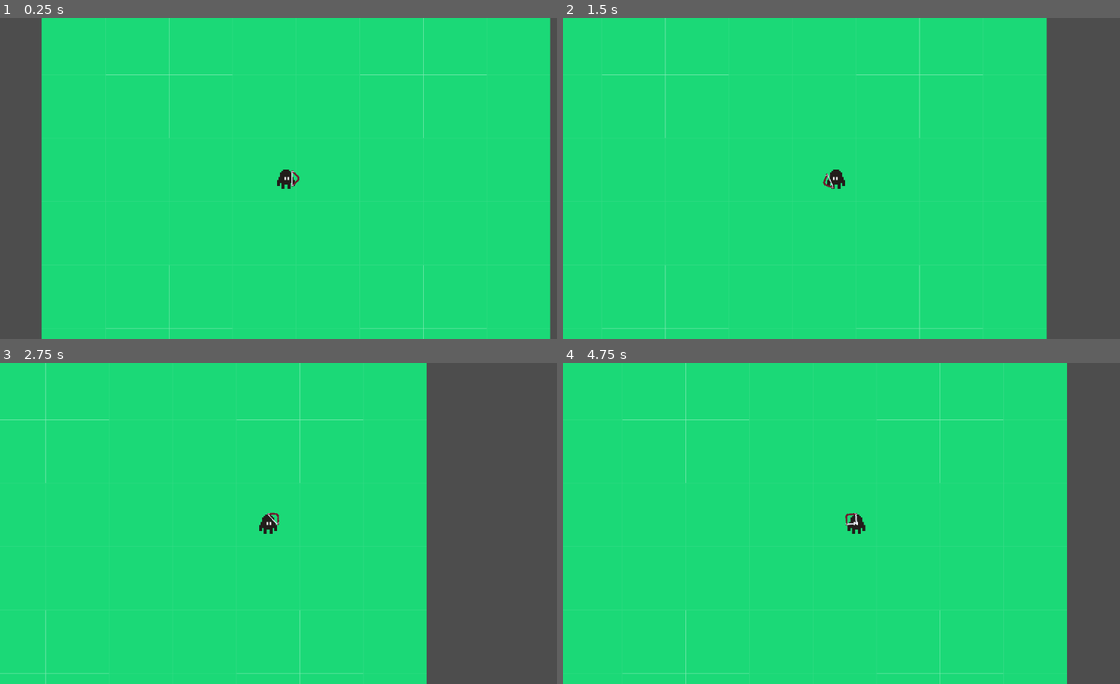
Above: before the commit, frames 1-4 (two rows, left to right).
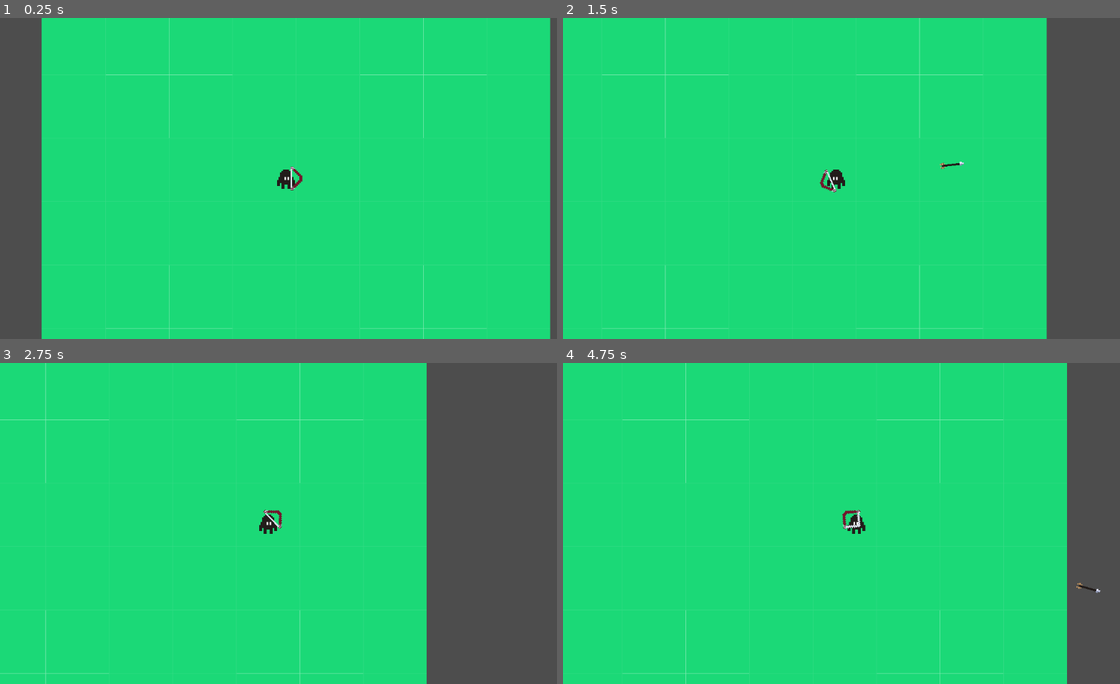
Above: after the commit, the same moments.

Repository: jogoCode/HuntThatShit
Game: Godot game, scene res://Scenes/Level/main.tscn
The game is run twice, just before and just after one commit, with the same random seed, the same clock (stepped at 60 frames per second) and the same inputs.
Inputs (mouse positions are in pixels of both pictures, inside the frame that each line leads up to):
- Up to frame 1 (0.25 s): no input
- Up to frame 2 (1.5 s): tap Enter at 0.5 s; move the mouse to (975, 162) at 0.52 s; press the mouse at (975, 162) at 0.53 s; hold Right (ui_right) 0.53-1.25 s; release the mouse at (975, 162) at 1.25 s; drag from (735, 194) to (819, 242) at 1.27 s
- Up to frame 3 (2.75 s): move the mouse to (345, 452) at 2.02 s; hold Right (ui_right) from 2.03 s (still down); tap Y at 2.1 s; click (345, 452) at 2.17 s
- Up to frame 4 (4.75 s): release Right (ui_right) at 2.75 s; drag from (819, 587) to (679, 475) at 2.77 s; move the mouse to (1019, 571) at 3.52 s; press the mouse at (1019, 571) at 3.53 s; hold Left (ui_left) 3.53-4.25 s; release the mouse at (1019, 571) at 4.25 s; drag from (679, 475) to (763, 443) at 4.27 s

The runs differ from the first frame. In frame 1, less than 0.1% of the frame differs, in the area x 52-55%, y 46-54%; in frame 2, 0.1%; in frame 3, 0.1%; in frame 4, 0.2%, in the area x 50-97%, y 45-72%.

Commit message:
bow system continue

Diff:
--- /dev/null
+++ b/Scenes/Actor/projectile.tscn
@@ -0,0 +1,21 @@
+[gd_scene load_steps=4 format=3 uid="uid://ds0flb5v7c174"]
+
+[ext_resource type="Script" path="res://Scripts/Weapon/Projectile.gd" id="1_j4r73"]
+[ext_resource type="Texture2D" uid="uid://dca5j68i6asip" path="res://Sprites/Bow/Arrow.png" id="1_vo0n1"]
+
+[sub_resource type="RectangleShape2D" id="RectangleShape2D_uiat6"]
+size = Vector2(35, 12)
+
+[node name="Projectile" type="Node2D"]
+script = ExtResource("1_j4r73")
+
+[node name="Sprite2D" type="Sprite2D" parent="."]
+texture_filter = 1
+scale = Vector2(2, 2)
+texture = ExtResource("1_vo0n1")
+
+[node name="HurtBox" type="Area2D" parent="."]
+
+[node name="CollisionShape2D" type="CollisionShape2D" parent="HurtBox"]
+position = Vector2(10.5, 0)
+shape = SubResource("RectangleShape2D_uiat6")
--- a/Scenes/Actor/weapon.tscn
+++ b/Scenes/Actor/weapon.tscn
@@ -1,6 +1,7 @@
-[gd_scene load_steps=9 format=3 uid="uid://b1fe7g0ggkwc4"]
+[gd_scene load_steps=10 format=3 uid="uid://b1fe7g0ggkwc4"]
 
 [ext_resource type="Script" path="res://Scripts/Weapon/Weapon.gd" id="1_jvaor"]
+[ext_resource type="PackedScene" uid="uid://ds0flb5v7c174" path="res://Scenes/Actor/projectile.tscn" id="2_2uwmm"]
 [ext_resource type="Texture2D" uid="uid://bnq0vgvwi3xs2" path="res://Sprites/Bow/BowTemp.png" id="2_k76ub"]
 
 [sub_resource type="AtlasTexture" id="AtlasTexture_1bs3a"]
@@ -53,11 +54,12 @@
 
 [node name="Weapon" type="Node2D"]
 script = ExtResource("1_jvaor")
+_arrowScene = ExtResource("2_2uwmm")
 
 [node name="AnimatedSprite2D" type="AnimatedSprite2D" parent="."]
 texture_filter = 1
 position = Vector2(15, 0)
-scale = Vector2(2, 1)
+scale = Vector2(3, 1.5)
 sprite_frames = SubResource("SpriteFrames_bpqfu")
 animation = &"Shoot"
 frame_progress = 0.642993
--- a/Scenes/Level/main.tscn
+++ b/Scenes/Level/main.tscn
@@ -1,8 +1,9 @@
-[gd_scene load_steps=4 format=3 uid="uid://darn1lluv21sw"]
+[gd_scene load_steps=5 format=3 uid="uid://darn1lluv21sw"]
 
 [ext_resource type="PackedScene" uid="uid://cgjq1wy3h3251" path="res://Scenes/Actor/player_character.tscn" id="1_n6aj8"]
 [ext_resource type="PackedScene" uid="uid://vlinps2ip0pr" path="res://Nodes/C_Camera.tscn" id="2_1oyuw"]
 [ext_resource type="Texture2D" uid="uid://edtndsogn83t" path="res://Sprites/PNG/Green/texture_03.png" id="3_obstj"]
+[ext_resource type="Script" path="res://Scripts/Weapon/ArrowFactory.gd" id="4_4hq65"]
 
 [node name="Main" type="Node2D"]
 
@@ -16,3 +17,11 @@
 [node name="Camera" parent="." node_paths=PackedStringArray("_target") instance=ExtResource("2_1oyuw")]
 _target = NodePath("../PlayerCharacter")
 _moveSpeed = 2.0
+
+[node name="ArrowFactory" type="Node2D" parent="."]
+script = ExtResource("4_4hq65")
+metadata/_edit_lock_ = true
+
+[connection signal="createArrow" from="PlayerCharacter/Weapon" to="ArrowFactory" method="_on_weapon_create_arrow"]
+
+[editable path="PlayerCharacter"]
--- /dev/null
+++ b/Scripts/Weapon/ArrowFactory.gd
@@ -0,0 +1,8 @@
+extends Node2D
+
+func spawnArrow(arrow):
+	add_child(arrow);
+
+
+func _on_weapon_create_arrow(arrow):
+	spawnArrow(arrow);
--- /dev/null
+++ b/Scripts/Weapon/Projectile.gd
@@ -0,0 +1,11 @@
+extends Node2D
+
+var _direction:Vector2;
+var _speed = 1000;
+
+func _ready():
+	_direction = Vector2.RIGHT.rotated(rotation);
+
+func _process(delta):
+	var velocity = _direction*_speed*delta;;
+	global_position += velocity;
--- a/Scripts/Weapon/Weapon.gd
+++ b/Scripts/Weapon/Weapon.gd
@@ -3,6 +3,12 @@
 signal Shoot();
 signal Released();
 signal ChangedState();
+
+@export var _arrowScene:PackedScene;
+
+var _direction:Vector2
+
+signal createArrow(arrow);
 
 enum weaponState{
 	DISABLE,
@@ -17,13 +23,13 @@
 
 
 func _process(delta):
-	look_at(get_global_mouse_position());
+	_direction = get_global_mouse_position();
+	look_at(_direction);
 	WeaponStateManager()
 	#--------Temporaire
 	print($AnimatedSprite2D.frame)
 	if($AnimatedSprite2D.frame == 3):
 		$AnimatedSprite2D.frame = 3;
-
 
 func WeaponStateManager():
 	match(_currentState):
@@ -31,7 +37,6 @@
 			hide();
 		weaponState.ACTIVE:
 			show();
-
 
 func EchangeState():
 	match(_currentState):
@@ -43,12 +48,13 @@
 func _on_changed_state():
 	EchangeState();
 
-
-
 func _on_shoot():
 	$AnimatedSprite2D.speed_scale = 1;
 	$AnimatedSprite2D.play("Shoot");
 
 func _on_released():
+	var arrow = _arrowScene.instantiate();
+	arrow.transform = global_transform;
+	createArrow.emit(arrow);
 	$AnimatedSprite2D.frame = 0;
 	$AnimatedSprite2D.speed_scale = 0;
--- /dev/null
+++ b/TODO.cfg
@@ -0,0 +1,3 @@
+[Changer les $AnimatedSprite dans le script weapon]
+
+__none__="null"
--- a/project.godot
+++ b/project.godot
@@ -18,6 +18,10 @@
 [dotnet]
 
 project/assembly_name="HuntThaD"
+
+[editor_plugins]
+
+enabled=PackedStringArray("res://addons/SimpleTODO/plugin.cfg")
 
 [input]
 
Binary file added: Sprites/Bow/Arrow.png
Not shown, added: Sprites/Bow/Arrow.png.import
Not shown, added: addons/SimpleTODO/ColumnHeader.gd
Not shown, added: addons/SimpleTODO/ColumnHeader.tscn
Not shown, added: addons/SimpleTODO/ItemPlacementHolder.tscn
Not shown, added: addons/SimpleTODO/SimpleTODO.gd
Not shown, added: addons/SimpleTODO/TODO.gd
Not shown, added: addons/SimpleTODO/TODO.tscn
Not shown, added: addons/SimpleTODO/TODOColumn.gd
Not shown, added: addons/SimpleTODO/TODOColumn.tscn
Not shown, added: addons/SimpleTODO/TODOItem.gd
Not shown, added: addons/SimpleTODO/TODOItem.tscn
(and 1 more such lines)
